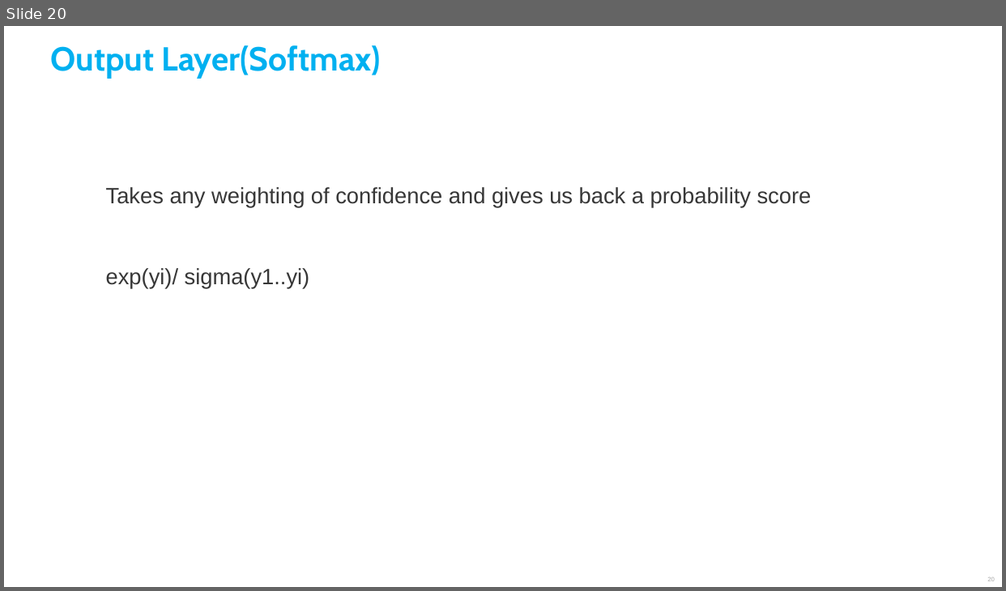
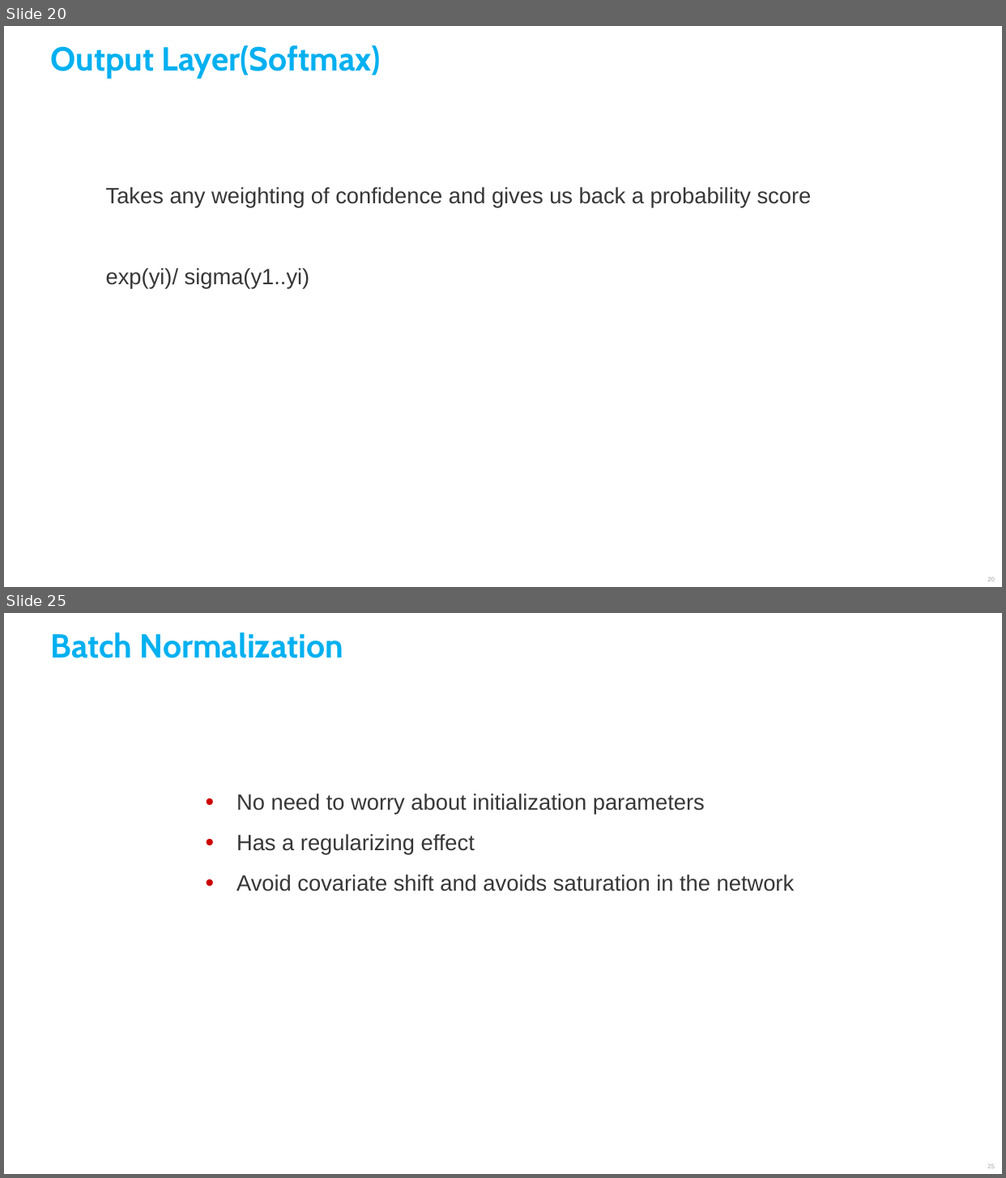
Before and after one commit to SocialDataSci/DeepLearning-Using-Keras-and-Tensorflow, a slide deck: Deep_Learning.pptx. Shown one above the other, each under a label of ours: slide 20 before the commit, slides 20 and 25 after it; the slides between them are not shown. The pictures are 1006x591 and 1006x1178 pixels, drawn with LibreOffice and Linux fonts; fonts in the diff are those of the drawing. Boxes give left, top, right and bottom in pixels: in the first picture for what was removed or moved away, otherwise in the second. Text is boxed around its words. In the diff, an @@ line names an element or a change of style, - is before the commit and + after.

```diff
--- a/Deep_Learning.pptx
+++ b/Deep_Learning.pptx
@@ slide 25 added at box(4, 613, 1002, 1174), background #FFFFFF @@
@@ text added at box(50, 632, 344, 658), 24 pt, text #00B0F0, bold @@
+Batch Normalization
@@ text added at box(236, 794, 795, 892), 16 pt, text #373737 @@
+• No need to worry about initialization parameters
+• Has a regularizing effect
+• Avoid covariate shift and avoids saturation in the network
@@ page number added at box(987, 1165, 995, 1169), 4.5 pt, text #A6A6A6 @@
+25
```
Also in this commit, not shown: 10 other slides added.
